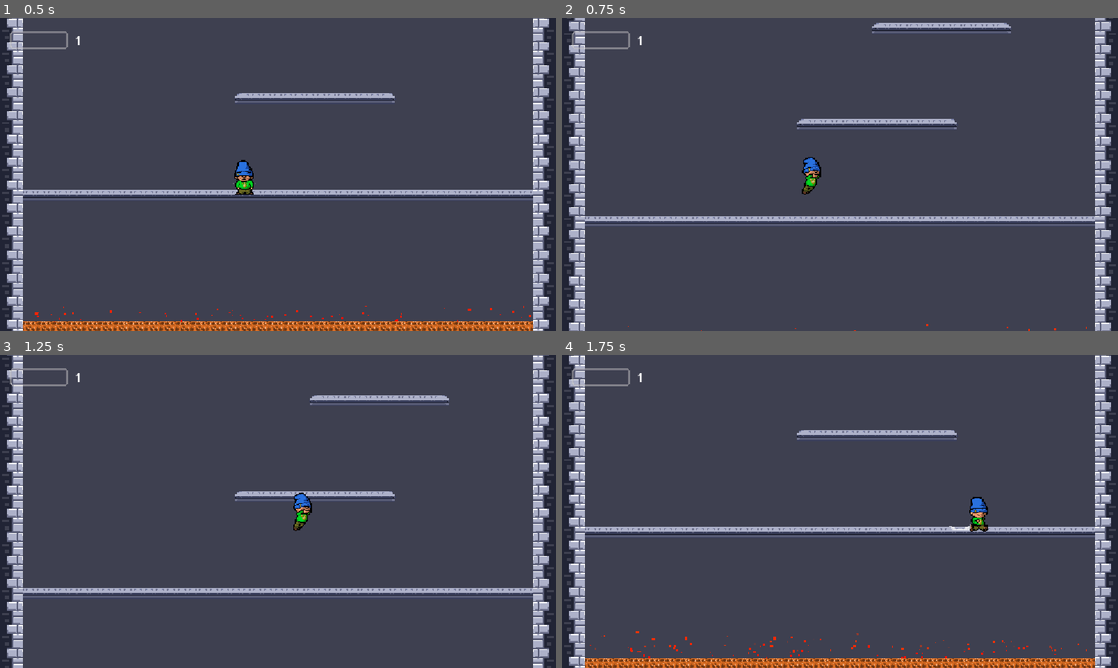
Above: before the commit, frames 1-4 (two rows, left to right).
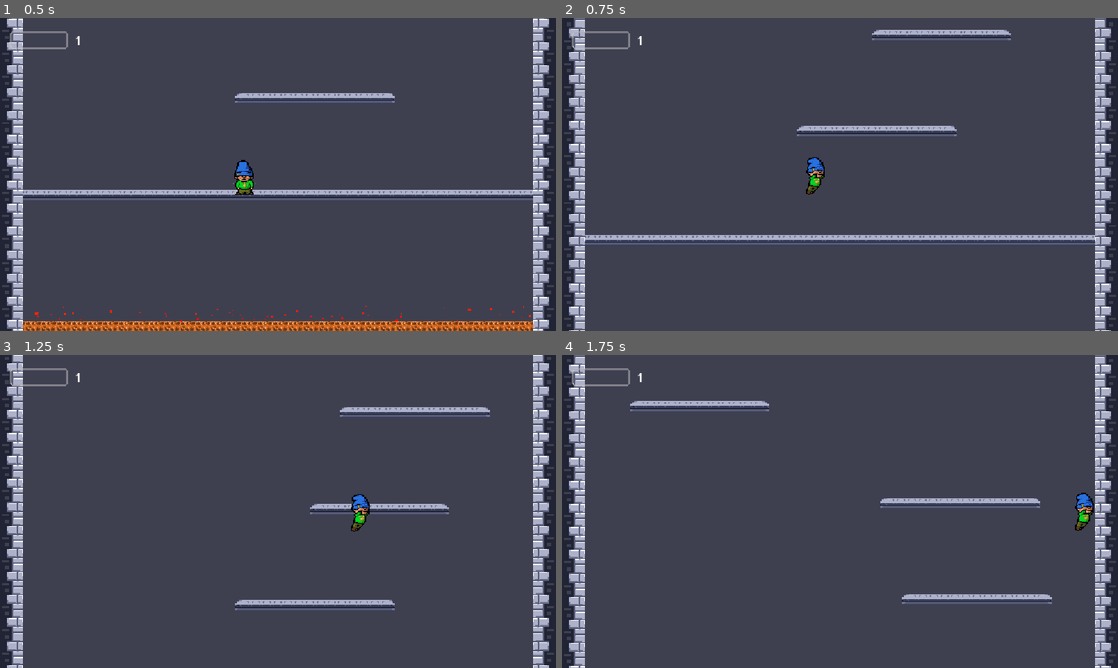
Above: after the commit, the same moments.

Repository: DoktorZnak/ice-tower-dz
Game: Godot game, scene res://scenes/main/main.tscn
The game is run twice, just before and just after one commit, with the same random seed, the same clock (stepped at 60 frames per second) and the same inputs.
Inputs (mouse positions are in pixels of both pictures, inside the frame that each line leads up to):
- Up to frame 1 (0.5 s): no input
- Up to frame 2 (0.75 s): move the mouse to (962, 158) at 0.52 s; hold D (right) from 0.53 s (still down); tap Space (jump) at 0.6 s; click (962, 158) at 0.67 s
- Up to frame 3 (1.25 s): keep holding D (right); tap Space (jump) at 0.77, 1.07 s
- Up to frame 4 (1.75 s): keep holding D (right); move the mouse to (728, 527) at 1.27 s; tap Space (jump) at 1.35, 1.52 s; click (728, 527) at 1.42 s

Frame 1 is identical in both runs. In frame 2, 11% of the frame differs, in the area x 0-100%, y 0-100%; in frame 3, 10%; in frame 4, 13%.

Commit message:
platform falls update

Diff:
--- a/scenes/_partials/platform_builder/platform/platform.gd
+++ b/scenes/_partials/platform_builder/platform/platform.gd
@@ -4,15 +4,23 @@
 @export var count: int = 1
 @export var can_collapse = true
 
+var main: MainScript
+
+const LEVEL_CONFIGS = {
+	1: { 'fall_delay': 2000, 'fall_y_offset': 500, 'fall_duration': 10 },
+	2: { 'fall_delay': 1500, 'fall_y_offset': 500, 'fall_duration': 9 },
+	3: { 'fall_delay': 1000, 'fall_y_offset': 450, 'fall_duration': 7 },
+	4: { 'fall_delay': 500, 'fall_y_offset': 400, 'fall_duration': 5 },
+	5: { 'fall_delay': 300, 'fall_y_offset': 350, 'fall_duration': 3 }
+}
+
+var is_falling = false
+var target_y: float = 0.0
+var fall_speed: float = 0.0
+
 const LEFT_EDGE = Vector2i(0, 0)
 const MIDDLE_PIECE = Vector2i(1, 0)
 const RIGHT_EDGE = Vector2i(2, 0)
-
-var is_falling = false
-
-func _ready():
-	draw_platform()
-	draw_label()
 
 func draw_platform():
 	clear()
@@ -24,6 +32,9 @@
 		set_cell(Vector2i(-half_len + i, 0), 1, MIDDLE_PIECE)
 	set_cell(Vector2i(-half_len + length, 0), 1, RIGHT_EDGE)
 
+	var TILE_SIZE = 16
+	var total_width = (length + 2) * TILE_SIZE
+
 func draw_label():
 	$Label.text = str(count)
 	$Label.visible = true if count % 10 == 0 else false
@@ -31,42 +42,22 @@
 func collapse():
 	if !is_falling && can_collapse:
 		is_falling = true
-		shake_platform(1000, 1000)
+		fall_with_delay(LEVEL_CONFIGS[main.current_game_level]['fall_delay'])
 
-func force_collapse():
-	if !is_falling:
-		is_falling = true
-		shake_platform(1000, 1000)
-
-func shake_platform(duration_ms: float, delay_ms: float) -> void:
+func fall_with_delay(delay_ms):
 	var tween = create_tween()
-
 	if delay_ms > 0:
 		tween.tween_interval(delay_ms / 1000.0)
-
-	var total_duration_seconds = duration_ms / 1000.0
-	var steps = 8
-	var step_speed = total_duration_seconds / (steps + 1)
-	var max_shake_angle = deg_to_rad(3.0)
-
-	for i in range(steps):
-		var factor = 1.0 - (float(i) / steps)
-		var direction = 1.0 if i % 2 == 0 else -1.0
-		var current_angle = max_shake_angle * factor * direction
-
-		tween.tween_property(self , "rotation", current_angle, step_speed) \
-			.set_trans(Tween.TRANS_SINE) \
-			.set_ease(Tween.EASE_IN_OUT)
-
-	tween.tween_property(self , "rotation", 0.0, step_speed) \
-		.set_trans(Tween.TRANS_SINE) \
-		.set_ease(Tween.EASE_IN_OUT)
-
 	tween.finished.connect(start_falling)
 
+func start_falling():
+	var fall_y_offset = LEVEL_CONFIGS[main.current_game_level]['fall_y_offset']
+	var fall_duration = LEVEL_CONFIGS[main.current_game_level]['fall_duration']
+	var tween = create_tween().set_parallel(true).set_process_mode(Tween.TWEEN_PROCESS_PHYSICS)
+	tween.tween_property(self, "position:y", position.y + fall_y_offset, fall_duration).set_trans(Tween.TRANS_LINEAR).set_ease(Tween.EASE_IN_OUT)
+	tween.tween_property(self, "modulate:a", 0.0, 1.0).set_delay(fall_duration -1).set_trans(Tween.TRANS_LINEAR)
+	tween.chain().tween_callback(queue_free)
 
-func start_falling():
-	var tween = create_tween().set_parallel(true)
-	tween.tween_property(self , "position:y", position.y + 300, 0.8).set_trans(Tween.TRANS_QUAD).set_ease(Tween.EASE_IN)
-	tween.tween_property(self , "modulate:a", 0.0, 0.8)
-	tween.chain().tween_callback(queue_free)
+func _ready():
+	draw_platform()
+	draw_label()
--- a/scenes/_partials/platform_builder/platform_builder.gd
+++ b/scenes/_partials/platform_builder/platform_builder.gd
@@ -14,12 +14,12 @@
 	5: {'center_offset': 542, 'platform_spacing': 200}
 }
 
-func spawn_next_platform(level: int, custom_length=null, can_collapse=true):
+func spawn_next_platform(level: int, custom_length = null):
 	platform_counter += 1
 	var new_platform = platform_scene.instantiate() as Platform
 	new_platform.count = platform_counter
 	new_platform.length = custom_length if custom_length else randi_range(11, 14)
-	new_platform.can_collapse = can_collapse
+	new_platform.main = main
 
 	var platform_half_length = (new_platform.length * 22 / 2)
 
@@ -33,7 +33,7 @@
 	next_spawn_y -= platform_spacing
 
 func _ready():
-	spawn_next_platform(main.current_game_level, 50, false)
+	spawn_next_platform(main.current_game_level, 50)
 	for y in range(1, 4):
 		spawn_next_platform(main.current_game_level)
 	spawn_next_platform(main.current_game_level)
@@ -50,5 +50,5 @@
 			#continue
 			#
 		#if platform.global_position.y > cleanup_y:
-			#if platform.has_method("force_collapse"):
+			#if platform.has_method("collapse"):
 				#platform.force_collapse()
--- a/scenes/_partials/player/physics.gd
+++ b/scenes/_partials/player/physics.gd
@@ -7,6 +7,8 @@
 	p = owner as Player
 
 func _physics_process(delta):
+	if p.is_on_floor():
+		p.velocity.y = 100
 	if p.is_player_grounded():
 		p.coyote_timer = p.COYOTE_DURATION
 		p.trigger_collapsing_platform()
--- a/scenes/_partials/player/player.gd
+++ b/scenes/_partials/player/player.gd
@@ -7,7 +7,7 @@
 
 const BASE_JUMP_VELOCITY = -200
 const MAX_JUMP_VELOCITY = -900
-const JUMP_SPEED_BONUS = 0.6
+
 
 const COYOTE_DURATION = 0.1 # Czas na skok po spadnięciu (w sekundach)
 const BUFFER_DURATION = 0.1 # Jak wcześnie przed ziemią można wcisnąć skok
@@ -15,10 +15,12 @@
 var coyote_timer = 0.0
 var jump_buffer_timer = 0.0
 
-var calculated_acc = 1
-var calculated_maxspeed = 1
+var calculated_acc = 1.5
+var calculated_maxspeed = 2.5
 var calculated_friction = 1
-var jump_stat_modifier = 1
+var jump_stat_modifier = 2
+var jump_speed_bonus = 0.25
+var jump_bounce_bonus = 0.25
 var speed_before_collision = 0
 
 var is_grounded = true
@@ -36,10 +38,14 @@
 			collider.collapse()
 
 func update_players_stats():
-	calculated_acc = ACCELERATION * remap(GameManager.players_stats.acc.value, 1, 100, 1, 2.5)
-	calculated_maxspeed = MAX_SPEED * remap(GameManager.players_stats.maxspeed.value, 1, 100, 1, 4)
-	calculated_friction = FRICTION * remap(GameManager.players_stats.friction.value, 1, 100, 1, 14)
-	jump_stat_modifier = remap(GameManager.players_stats.jump.value, 1, 100, 1, 2.4)
+	calculated_acc = ACCELERATION * remap(GameManager.players_stats.acc.value, 1, 200, 1.5, 5)
+	calculated_maxspeed = MAX_SPEED * remap(GameManager.players_stats.maxspeed.value, 1, 200, 2.5, 4)
+	calculated_friction = FRICTION * remap(GameManager.players_stats.friction.value, 1, 200, 1, 35)
+	jump_stat_modifier = remap(GameManager.players_stats.jump.value, 1, 200, 2, 4)
+
+	var average_stat = (GameManager.players_stats.maxspeed.value + GameManager.players_stats.jump.value) / 2.0
+	jump_speed_bonus = remap(average_stat, 1, 200, 0.25, 0.4)
+	jump_bounce_bonus = remap(average_stat, 1, 200, 0.25, 0.55)
 
 func handle_direction(delta):
 	var direction := Input.get_axis("left", "right")
@@ -61,7 +67,7 @@
 		var mod_base_jump = BASE_JUMP_VELOCITY * jump_stat_modifier
 		var mod_max_jump = MAX_JUMP_VELOCITY * jump_stat_modifier
 		var horizontal_momentum = abs(velocity.x)
-		var extra_jump_force = horizontal_momentum * JUMP_SPEED_BONUS
+		var extra_jump_force = horizontal_momentum * jump_speed_bonus
 		var calculated_jump = mod_base_jump - extra_jump_force
 		velocity.y = clamp(calculated_jump, mod_max_jump, mod_base_jump)
 
@@ -70,14 +76,13 @@
 	var wall_normal = get_wall_normal().x
 	velocity.x = wall_normal * actual_impact_speed * 0.4
 	if not is_on_floor():
-		velocity.y -= actual_impact_speed * 0.5
+		velocity.y -= actual_impact_speed * jump_bounce_bonus
 
 func perform_move():
 	speed_before_collision = velocity.x
 	move_and_slide()
 
 func play_animations():
-
 	if is_grounded == false and is_on_floor() == true:
 		var instance = dust.instantiate()
 		instance.global_position = $Marker2D.global_position
@@ -99,3 +104,4 @@
 func _ready():
 	update_players_stats()
 	EventBus.lava_moved.connect(updateCamera)
+	EventBus.stats_updated.connect(update_players_stats)
--- a/scenes/_partials/upgrade_cards/upgrade_card/upgrade_card.gd
+++ b/scenes/_partials/upgrade_cards/upgrade_card/upgrade_card.gd
@@ -2,6 +2,8 @@
 
 @export_enum("tax","acc","maxspeed","jump","friction") var tome_type = 'tax'
 @export_enum("common", "uncommon", "rare") var tome_rarity: String = "common"
+
+signal card_clicked
 
 var rarity_color = {
 	'common': '#FFFFFF',
@@ -43,9 +45,9 @@
 
 func get_random_bonus_by_rarity():
 	match tome_rarity:
-		"common":   return randi_range(3, 6)
-		"uncommon": return randi_range(7, 14)
-		"rare":     return randi_range(15, 25)
+		"common":   return randi_range(10, 20)
+		"uncommon": return randi_range(21, 41)
+		"rare":     return randi_range(42, 60)
 	return 0
 
 
@@ -62,3 +64,11 @@
 
 func _on_mouse_exited():
 	$".".add_theme_stylebox_override("panel", upgrade_card_style)
+
+func _on_gui_input(event: InputEvent):
+	if event is InputEventMouseButton:
+		if event.button_index == MOUSE_BUTTON_LEFT and event.pressed:
+			if(tome_type != 'tax'):
+				GameManager.set_stat_point(tome_type, new_value)
+			card_clicked.emit()
+			get_tree().paused = false
--- a/scenes/_partials/upgrade_cards/upgrade_card/upgrade_card.tscn
+++ b/scenes/_partials/upgrade_cards/upgrade_card/upgrade_card.tscn
@@ -32,24 +32,31 @@
 [sub_resource type="Theme" id="Theme_ldha8"]
 
 [node name="UpgradeCard" type="PanelContainer" unique_id=2100432309]
+offset_right = 560.0
+offset_bottom = 147.0
 size_flags_horizontal = 4
+size_flags_vertical = 4
 theme_override_styles/panel = SubResource("StyleBoxFlat_qy4wi")
 script = ExtResource("1_qy4wi")
 
 [node name="MarginContainer" type="MarginContainer" parent="." unique_id=1386269740]
-custom_minimum_size = Vector2(550, 0)
+custom_minimum_size = Vector2(500, 0)
 layout_mode = 2
-theme_override_constants/margin_left = 30
-theme_override_constants/margin_top = 10
-theme_override_constants/margin_right = 30
-theme_override_constants/margin_bottom = 20
+size_flags_horizontal = 4
+size_flags_vertical = 4
+theme_override_constants/margin_left = 10
+theme_override_constants/margin_top = 0
+theme_override_constants/margin_right = 10
+theme_override_constants/margin_bottom = 0
 
 [node name="HBoxContainer" type="HBoxContainer" parent="MarginContainer" unique_id=356232574]
 layout_mode = 2
+size_flags_vertical = 4
 theme_override_constants/separation = 24
 
 [node name="VBoxContainer" type="VBoxContainer" parent="MarginContainer/HBoxContainer" unique_id=1448802935]
 layout_mode = 2
+size_flags_vertical = 4
 theme_override_constants/separation = 5
 
 [node name="RarityLabel" type="Label" parent="MarginContainer/HBoxContainer/VBoxContainer" unique_id=1890262351]
@@ -82,8 +89,8 @@
 
 [node name="MarginContainer" type="MarginContainer" parent="MarginContainer/HBoxContainer" unique_id=1363142060]
 layout_mode = 2
-size_flags_vertical = 8
-theme_override_constants/margin_bottom = 5
+size_flags_vertical = 4
+theme_override_constants/margin_bottom = 0
 
 [node name="VBoxContainer" type="VBoxContainer" parent="MarginContainer/HBoxContainer/MarginContainer" unique_id=844253238]
 layout_mode = 2
@@ -121,5 +128,6 @@
 theme_override_font_sizes/font_size = 18
 text = "92%"
 
+[connection signal="gui_input" from="." to="." method="_on_gui_input"]
 [connection signal="mouse_entered" from="." to="." method="_on_mouse_entered"]
 [connection signal="mouse_exited" from="." to="." method="_on_mouse_exited"]
--- a/scenes/_partials/upgrade_cards/upgrade_cards.gd
+++ b/scenes/_partials/upgrade_cards/upgrade_cards.gd
@@ -21,6 +21,8 @@
 
 func _ready():
 	randomize()
+	for card in cards:
+		card.card_clicked.connect(self.hide)
 
 func _process(_delta):
 	if Input.is_action_just_pressed('unpause'):
--- a/scenes/event_bus.gd
+++ b/scenes/event_bus.gd
@@ -1,3 +1,4 @@
 extends Node
 
 signal lava_moved(y: float)
+signal stats_updated
--- a/scenes/game_manager.gd
+++ b/scenes/game_manager.gd
@@ -10,21 +10,18 @@
 var stat_points: int = 40
 
 var players_stats = {
-	'acc': {'value': 100, 'label': 'Acceleration'},
-	'maxspeed': {'value': 100, 'label': 'Speed'},
-	'jump': {'value': 100, 'label': 'Jump'},
-	'friction': {'value': 100, 'label': 'Friction'},
+	'acc': {'value': 200, 'label': 'Acceleration'},
+	'maxspeed': {'value': 150, 'label': 'Speed'},
+	'jump': {'value': 150, 'label': 'Jump'},
+	'friction': {'value': 200, 'label': 'Friction'},
 }
 
 var base_speed = 200.0
 var jump_force = -450.0
 
-func add_stat_point(stat_name: String) -> bool:
-	if stat_points <= 0: return false
-	if players_stats[stat_name]["value"] >= 100: return false
-
-	stat_points -= 1
-	players_stats[stat_name]["value"] += 1
+func set_stat_point(stat_name, value) -> bool:
+	players_stats[stat_name]["value"] = value
+	EventBus.stats_updated.emit()
 	return true
 
 
